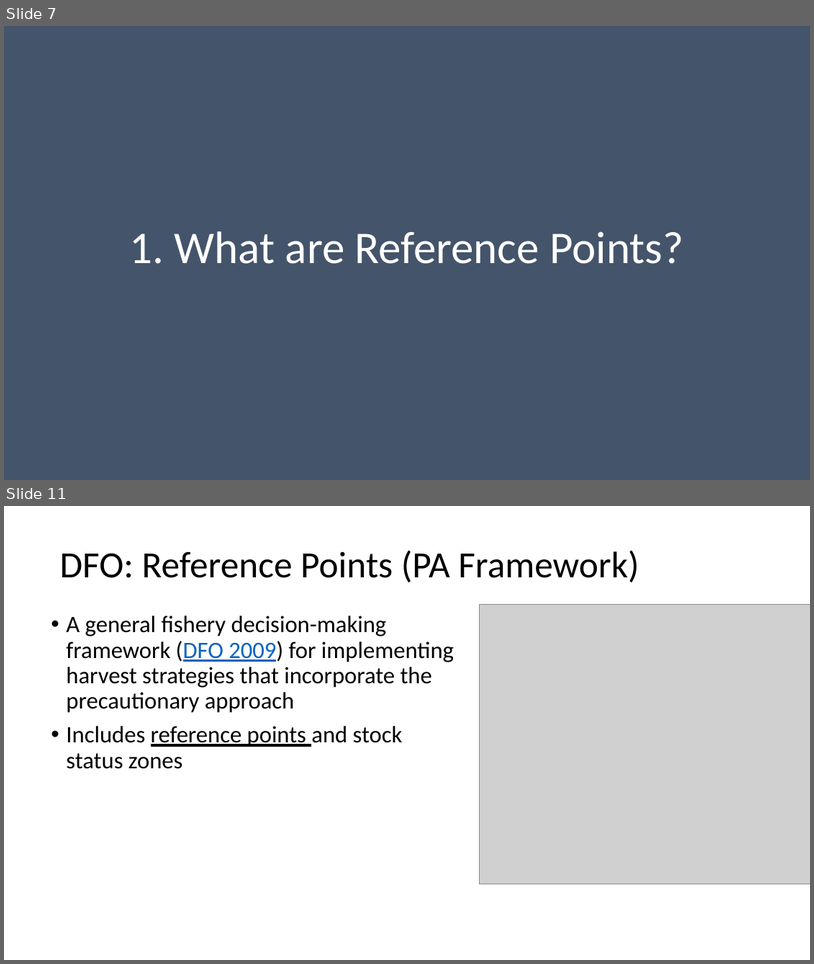
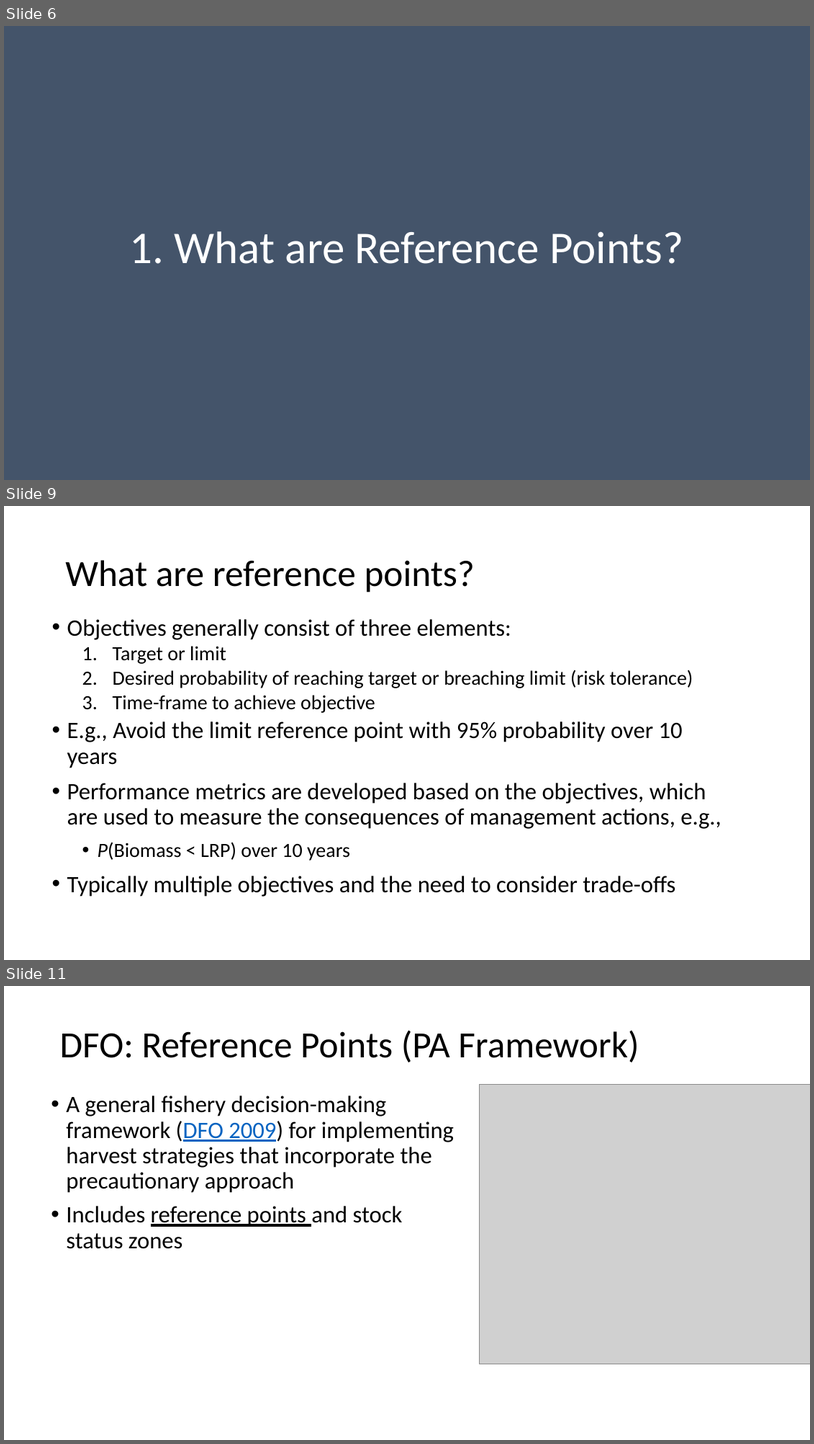
Before and after one commit to TESA-workshops/Ref-Pt-101, a slide deck: RefPt101_221109tb.pptx. Shown one above the other, each under a label of ours: slides 7 and 11 before the commit, slides 6, 9 and 11 after it; the slides between them are not shown. The pictures are 814x964 and 814x1444 pixels, drawn with LibreOffice and Linux fonts; fonts in the diff are those of the drawing; grey boxes stand for pictures. Boxes give left, top, right and bottom in pixels: in the first picture for what was removed or moved away, otherwise in the second. Text is boxed around its words. In the diff, an @@ line names an element or a change of style, - is before the commit and + after.

```diff
--- a/RefPt101_221109tb.pptx
+++ b/RefPt101_221109tb.pptx
@@ slide 9 added at (4, 506, 810, 960), background #FFFFFF @@
@@ title added at (65, 560, 475, 592), 44 pt, text #000000 @@
+What are reference points?
@@ text added at (67, 619, 722, 896), 28 pt, text #000000 @@
+• Objectives generally consist of three elements:
+  1. Target or limit
+  2. Desired probability of reaching target or breaching limit (risk tolerance)
+  3. Time-frame to achieve objective
+• E.g., Avoid the limit reference point with 95% probability over 10 years
+• Performance metrics are developed based on the objectives, which are used to measure the consequences of management actions, e.g.,
+  • P(Biomass < LRP) over 10 years
+• Typically multiple objectives and the need to consider trade-offs
@@ what was slide 7 is now slide 6 @@
```
Also in this commit, not shown: 11 slides changed, 5 other slides added, 4 slides removed.
